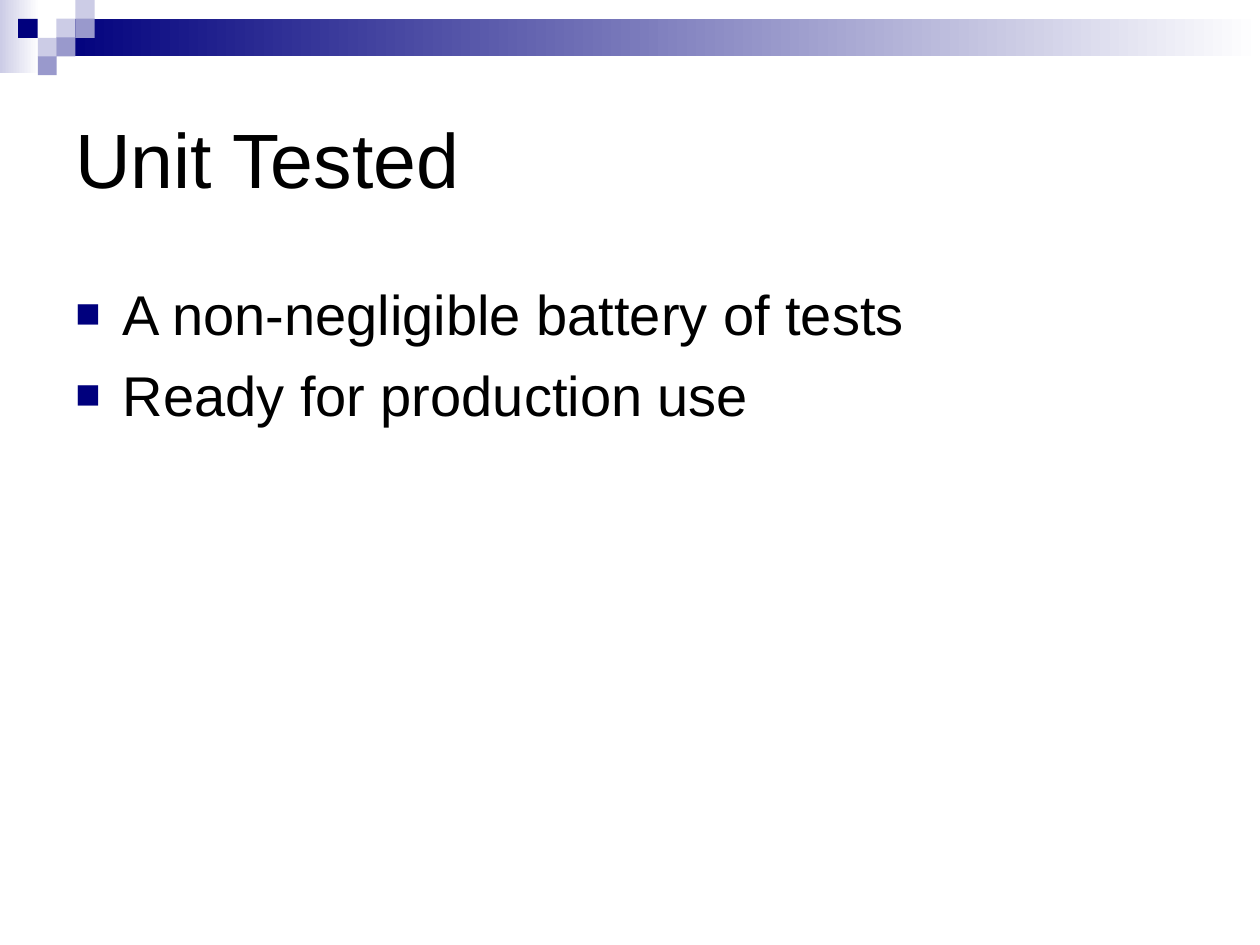
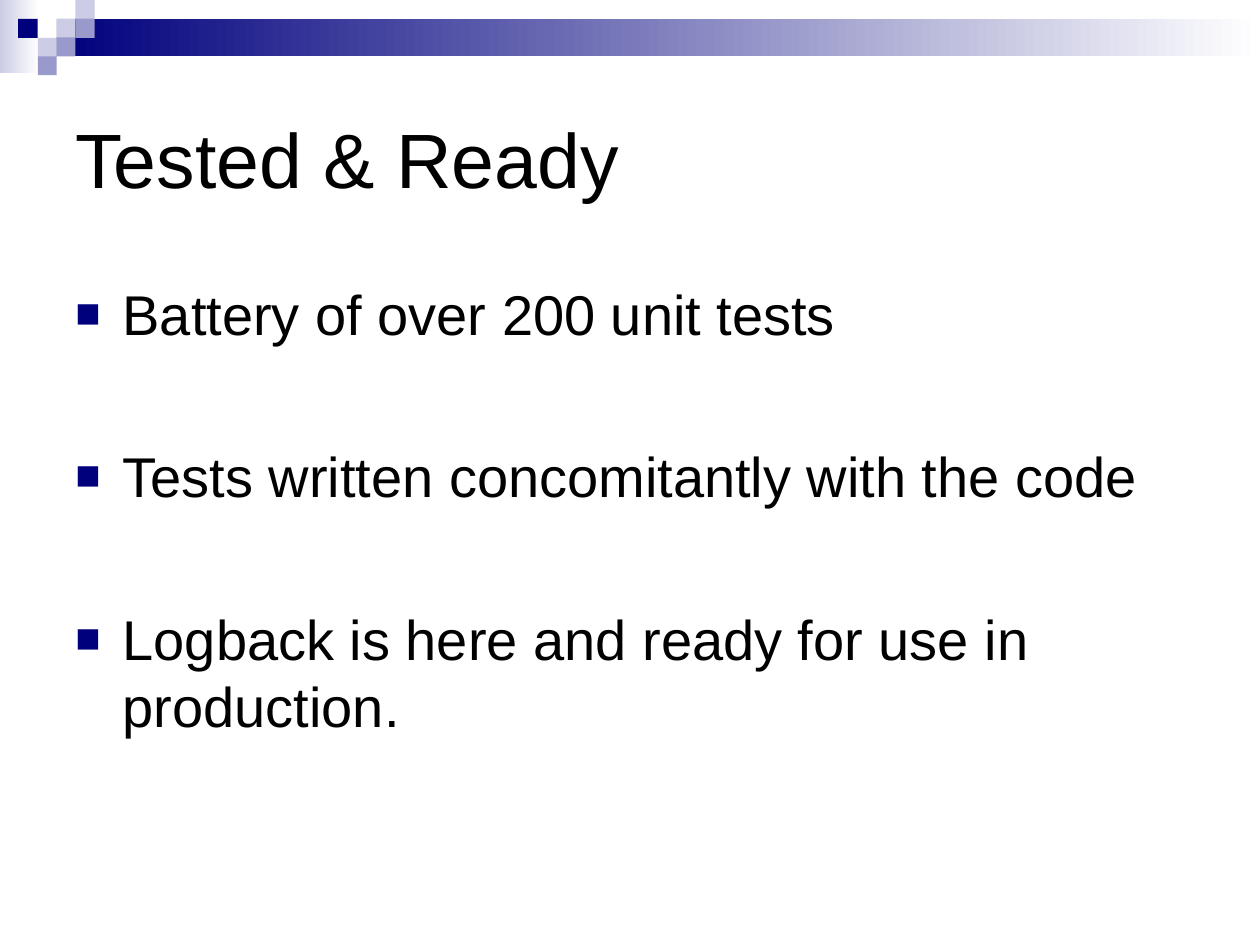
Before and after one commit to qos-ch/logback, a slide deck: slide 19 of logback-site/src/site/resources/10reasons.ppt (slide 18 before the commit). Drawn at 1260x945 pixels with LibreOffice and Linux fonts; fonts in the diff are those of the drawing; background and template pictures are left out. Boxes give left, top, right and bottom in pixels: in the first picture for what was removed or moved away, otherwise in the second. Text is boxed around its words. In the diff, an @@ line names an element or a change of style, - is before the commit and + after.

```diff
--- a/logback-site/src/site/resources/10reasons.ppt
+++ b/logback-site/src/site/resources/10reasons.ppt
@@ title at (75, 132, 618, 203): text changed @@
-Unit Tested
+Tested & Ready
@@ text at (123, 294, 1136, 738): text changed @@
-■ A non-negligible battery of tests
-■ Ready for production use
+■ Battery of over 200 unit tests
+■ Tests written concomitantly with the code
+■ Logback is here and ready for use in production.
```
Also in this commit, not shown: 12 other slides changed, 4 slides added, 1 slide removed, 2 other files.
